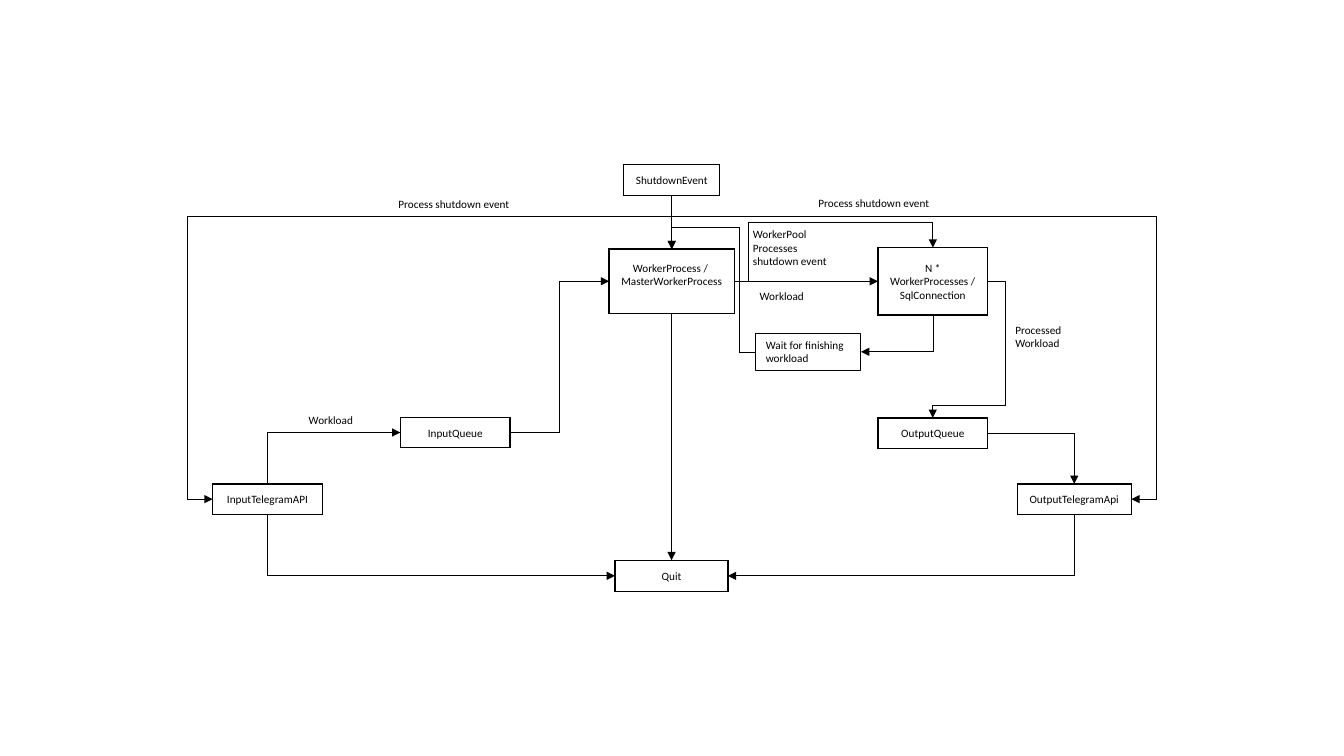
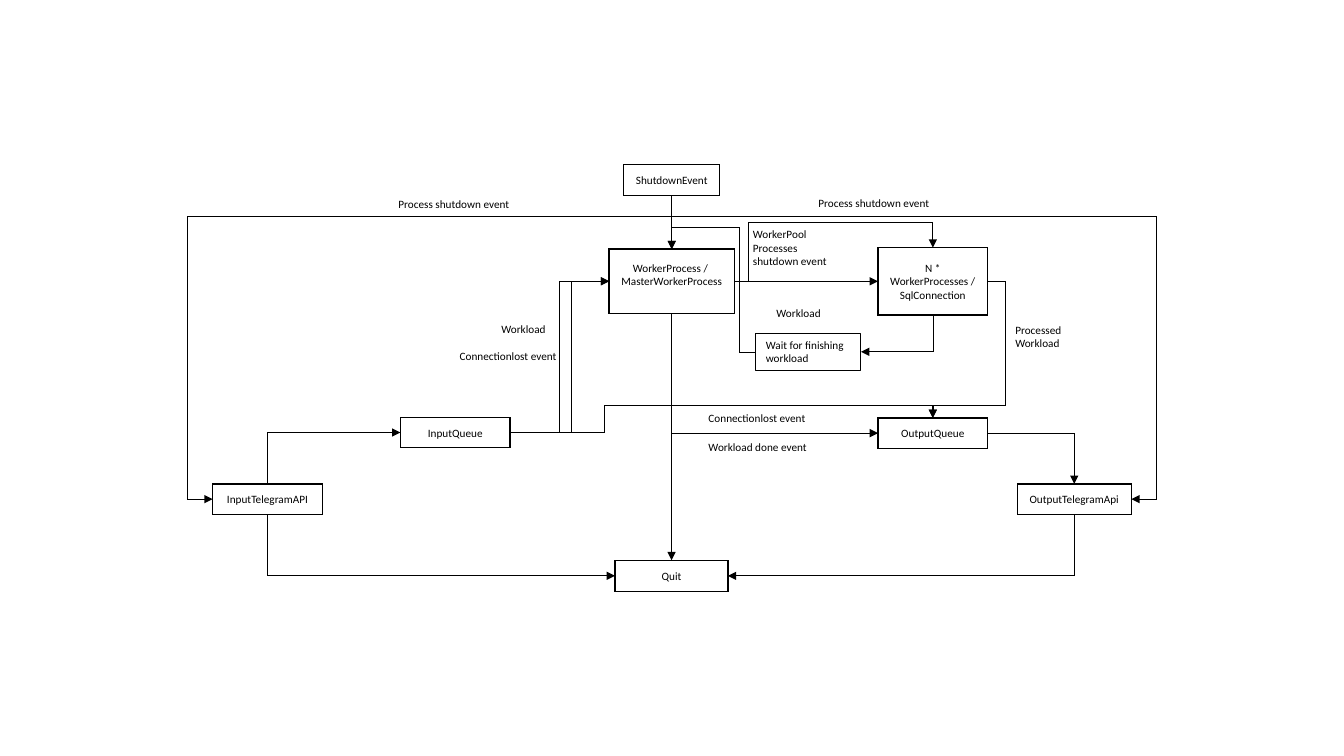
Before and after one commit to AsdwGroup/AnimeSubBot, a slide deck: slide 2 of workflows/Programworkflow.pptx. Drawn at 1344x756 pixels with LibreOffice and Linux fonts; fonts in the diff are those of the drawing. Boxes give left, top, right and bottom in pixels: in the first picture for what was removed or moved away, otherwise in the second. Text is boxed around its words. In the diff, an @@ line names an element or a change of style, - is before the commit and + after.

```diff
--- a/workflows/Programworkflow.pptx
+++ b/workflows/Programworkflow.pptx
@@ elbow arrow added from (510, 433) to (609, 281), #000000 0.5 pt @@
@@ text "Workload": place and size @@
-text "Workload" at [309, 416, 353, 424]
+text "Workload" at [501, 325, 545, 333]
@@ elbow arrow added from (671, 314) to (878, 434), #000000 0.5 pt @@
@@ text "Workload": place and size @@
-text "Workload" at [760, 292, 804, 300]
+text "Workload" at [776, 309, 820, 317]
@@ text added at [460, 352, 557, 360], 8 pt, text #000000 @@
+Connectionlost event
@@ elbow arrow added from (510, 433) to (933, 418), #000000 0.5 pt @@
@@ text added at [708, 414, 806, 422], 8 pt, text #000000 @@
+Connectionlost event
@@ text added at [708, 443, 807, 451], 8 pt, text #000000 @@
+Workload done event
```
Also in this commit, not shown: 1 other slide changed, 15 other files.
